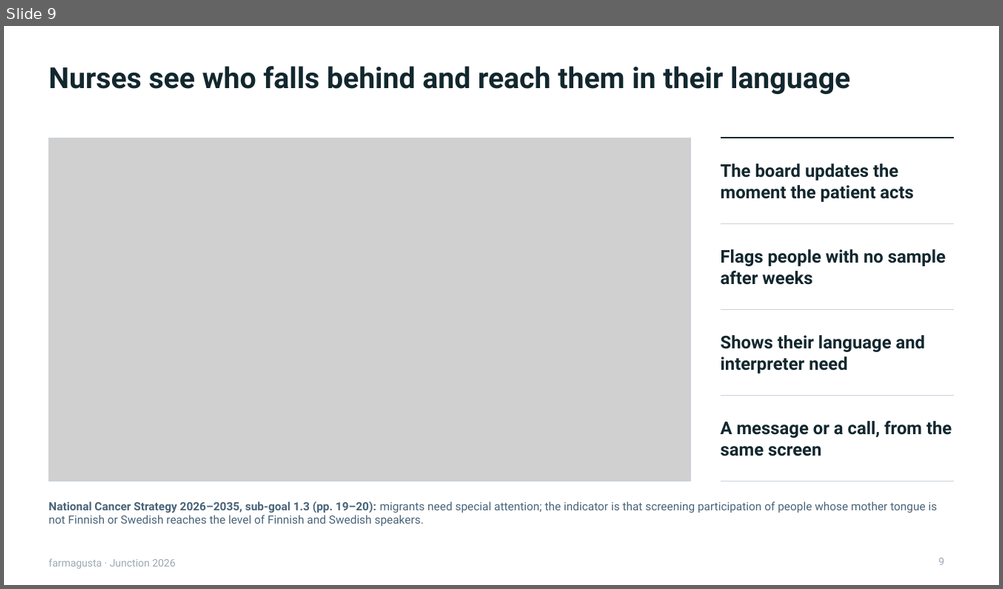
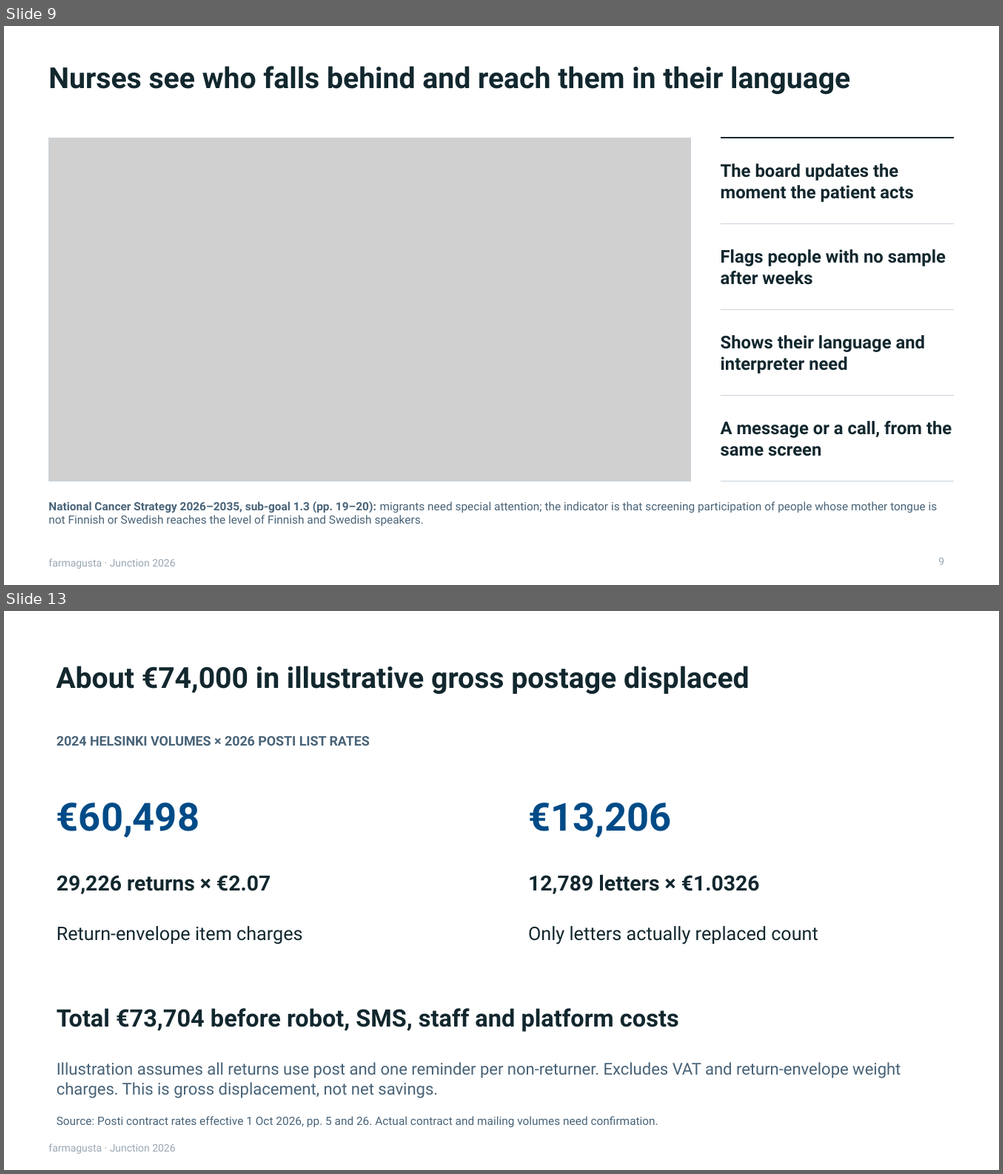
Before and after one commit to rromppanen/junction26, a slide deck: docs/pitch/farmagusta-screening-attendance.pptx. Shown one above the other, each under a label of ours: slide 9 before the commit, slides 9 and 13 after it; the slides between them are not shown. The pictures are 1003x589 and 1003x1174 pixels, drawn with LibreOffice and Linux fonts; fonts in the diff are those of the drawing; grey boxes stand for pictures. Boxes give left, top, right and bottom in pixels: in the first picture for what was removed or moved away, otherwise in the second. Text is boxed around its words. In the diff, an @@ line names an element or a change of style, - is before the commit and + after.

```diff
--- a/docs/pitch/farmagusta-screening-attendance.pptx
+++ b/docs/pitch/farmagusta-screening-attendance.pptx
@@ slide 13 added at box(4, 611, 999, 1170), background #FFFFFF; not listed: 1 template element that a slide beside it also shows @@
@@ text added at box(56, 666, 749, 694), 28 pt, text #12272E, bold @@
+About €74,000 in illustrative gross postage displaced
@@ text added at box(57, 736, 370, 746), 12.8 pt, text #486378, bold @@
+2024 HELSINKI VOLUMES × 2026 POSTI LIST RATES
@@ text added at box(57, 803, 199, 838), 37.5 pt, text #004B87, bold @@
+€60,498
@@ text added at box(528, 803, 671, 838), 37.5 pt, text #004B87, bold @@
+€13,206
@@ text added at box(57, 875, 270, 894), 20.2 pt, text #12272E, bold @@
+29,226 returns × €2.07
@@ text added at box(528, 874, 760, 894), 20.2 pt, text #12272E, bold @@
+12,789 letters × €1.0326
@@ text added at box(57, 926, 303, 945), 18 pt, text #12272E @@
+Return-envelope item charges
@@ text added at box(528, 926, 818, 945), 18 pt, text #12272E @@
+Only letters actually replaced count
@@ text added at box(57, 1008, 679, 1032), 23.2 pt, text #12272E, bold @@
+Total €73,704 before robot, SMS, staff and platform costs
@@ text added at box(57, 1062, 900, 1099), 15.8 pt, text #486378 @@
+Illustration assumes all returns use post and one reminder per non-returner. Excludes VAT and return-envelope weight charges. This is gross displacement, not net savings.
@@ text added at box(57, 1116, 658, 1128), 11 pt, text #486378 @@
+Source: Posti contract rates effective 1 Oct 2026, pp. 5 and 26. Actual contract and mailing volumes need confirmation.
```
Also in this commit, not shown: 4 slides changed, 3 other slides added, 2 slides removed.
